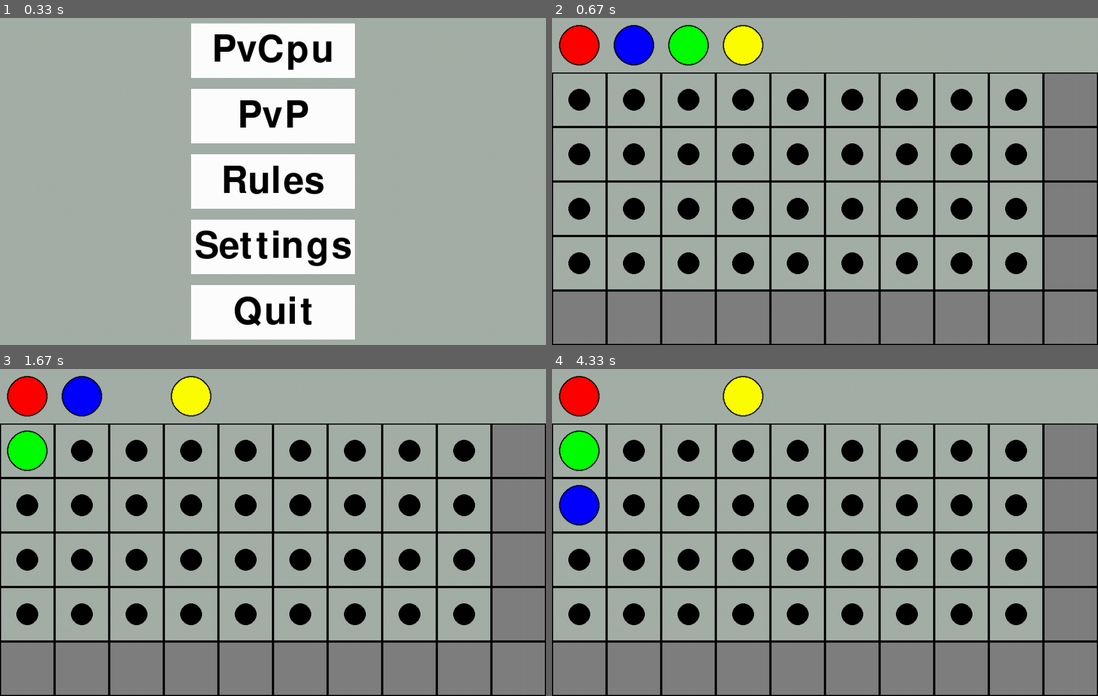
Above: before the commit, frames 1-4 (two rows, left to right).
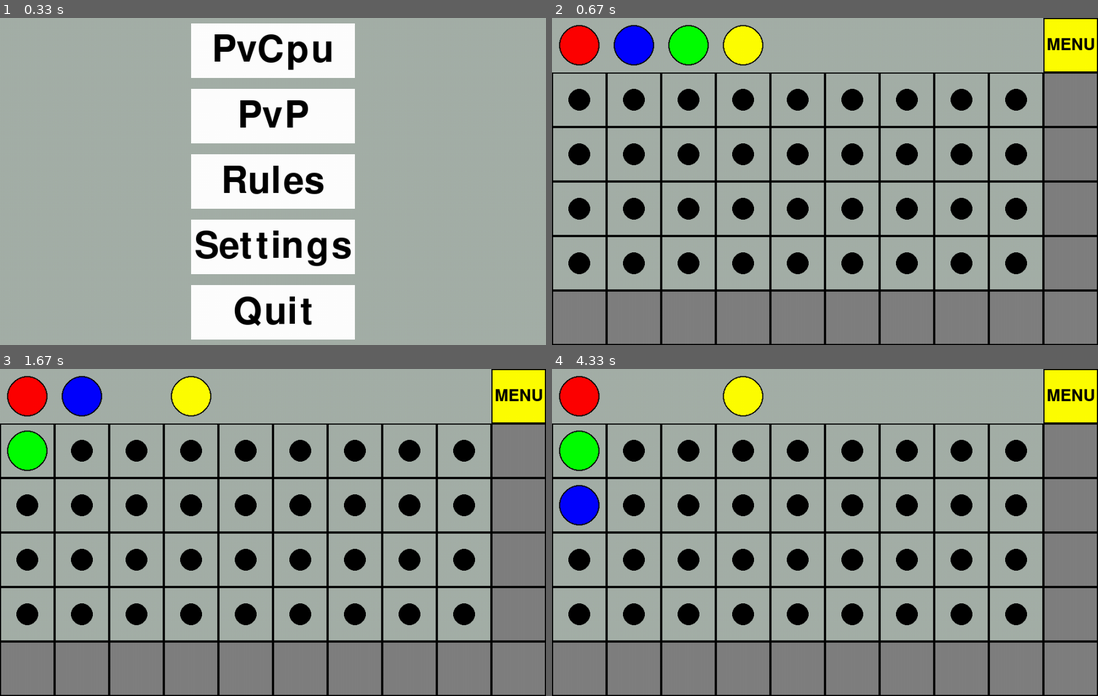
Above: after the commit, the same moments.

Repository: mjesposito25/Mastermind
Game: pygame game, started from PyGameVersion/main.py
The game is run twice, just before and just after one commit, with the same random seed, the same clock (stepped at 60 frames per second) and the same inputs.
Inputs (mouse positions are in pixels of both pictures, inside the frame that each line leads up to):
- Up to frame 1 (0.33 s): no input
- Up to frame 2 (0.67 s): click "PvCpu" at 0.38 s
- Up to frame 3 (1.67 s): click (518, 395) at 0.72 s, where only the run after the commit has a clickable "MENU"; click (354, 418) at 1.22 s; click (131, 411) at 1.55 s
- Up to frame 4 (4.33 s): click (661, 421) at 4.05 s

Frame 1 is identical in both runs. In frame 2, 1.7% of the frame differs, in the area x 90-100%, y 0-17%; in frame 3, 1.7%; in frame 4, 1.7%.

Commit message:
Functional quit button with board reset

Diff:
--- a/PyGameVersion/GameFiles/board.py
+++ b/PyGameVersion/GameFiles/board.py
@@ -25,6 +25,7 @@
                 elif not (row <= ROWS - 1 and col <= COLS - 2):
                     pygame.draw.rect(win, COLORS['grey'], (col * SQUARE_SIZE, row * SQUARE_SIZE, SQUARE_SIZE, SQUARE_SIZE))
                 pygame.draw.rect(win, COLORS['black'], (col * SQUARE_SIZE, row * SQUARE_SIZE, SQUARE_SIZE, SQUARE_SIZE), 2)
+        self.draw_exit_button(win)
 
     # creates 5 x 10
     # maybe see if we dont need last column of zeros, as that is for code which will be stored seperately
@@ -60,9 +61,15 @@
     def draw_end_game(self):
         pass
 
-    # in a corner add a button to return to main menu
-    def draw_exit_button(self):
-        pass
+    def draw_exit_button(self, win):
+        pygame.draw.rect(win, COLORS['yellow'], (900, 0, SQUARE_SIZE, SQUARE_SIZE))
+        pygame.draw.rect(win, COLORS['black'], (900, 0, SQUARE_SIZE, SQUARE_SIZE), 2)
+
+        font = pygame.font.SysFont(None, 45)
+        text = font.render('MENU', True, COLORS['black'])
+        text_rect = text.get_rect()
+        text_rect.center = (950, 50)
+        win.blit(text, text_rect)
 
 
     def get_pin(self, row, col):
--- a/PyGameVersion/GameFiles/game.py
+++ b/PyGameVersion/GameFiles/game.py
@@ -39,6 +39,9 @@
             self.state = self.menu.button_click(pos)
         elif self.state == 'pvc':
             row, col = self.get_row_col_from_mouse(pos)
+            if row == 0 and col == 9:
+                self.state = 'menu'
+                self.reset()
             self.choose_color(row, col)
         else:
             self.state = 'menu'
